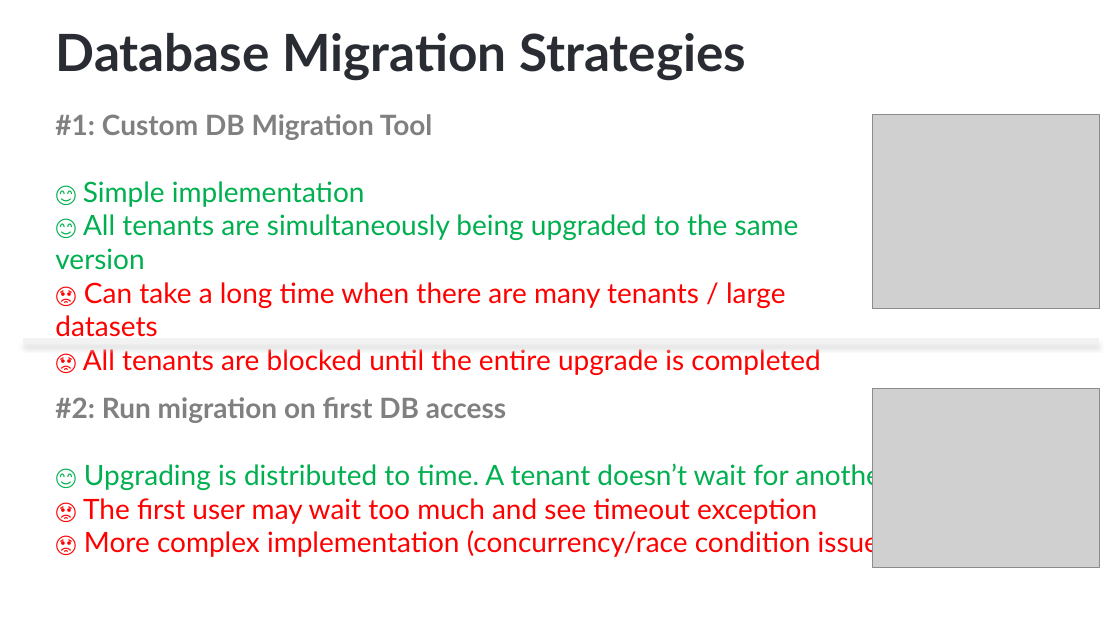
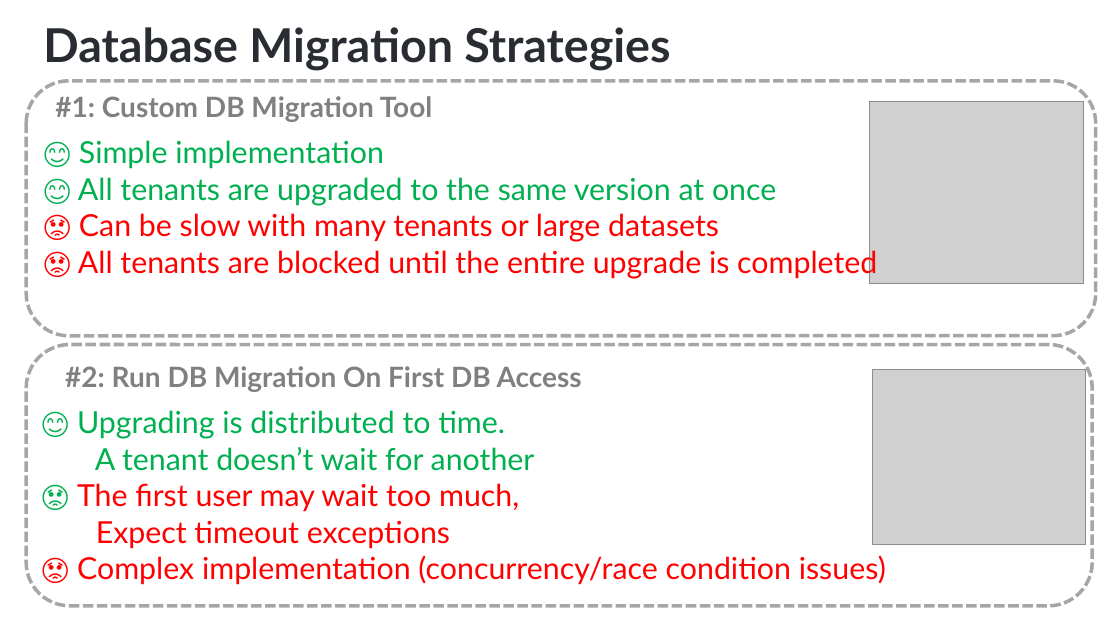
Before and after one commit to ebicoglu/presentations, a slide deck: slide 41 of multi-tenancy-wearedevelopers-2025_30mins.pptx. Drawn at 1120x630 pixels with LibreOffice and Linux fonts; fonts in the diff are those of the drawing; grey boxes stand for pictures; background and template pictures are left out. Boxes give left, top, right and bottom in pixels: in the first picture for what was removed or moved away, otherwise in the second. Text is boxed around its words. In the diff, an @@ line names an element or a change of style, - is before the commit and + after.

```diff
--- a/multi-tenancy-wearedevelopers-2025_30mins.pptx
+++ b/multi-tenancy-wearedevelopers-2025_30mins.pptx
@@ title "Database Migration Strategies": place and size @@
-title "Database Migration Strategies" at (56,33,746,81)
+title "Database Migration Strategies" at (43,27,670,71)
@@ title "Database Migration Strategies" at (43,27,670,71): size 44 to 40 pt @@
@@ rounded rectangle added at (26,81,1096,336), outline #A6A6A6 3 pt dashed @@
@@ text at (55,114,433,140): paragraph removed @@
-#1: Custom DB Migration Tool
@@ text added at (55,96,433,122), 24 pt, text #808080, bold @@
+#1: Custom DB Migration Tool
@@ picture: place and size @@
-picture at (873,114,1100,309)
+picture at (870,102,1084,283)
@@ text "😊 Simple implementation": place and size @@
-text "😊 Simple implementation" at (55,114,820,375)
+text "😊 Simple implementation" at (78,140,877,278)
@@ text at (78,140,877,278): size 20 to 26 pt in "😊", "😡"; size 24 to 26 pt in "Simple implementation", "All tenants are blocked until the entire ..." @@
@@ text at (78,177,776,242): text changed; size 24 to 26 pt @@
-😊 All tenants are simultaneously being upgraded to the same version
-😡 Can take a long time when there are many tenants / large datasets
+😊 All tenants are upgraded to the same version at once
+😡 Can be slow with many tenants or large datasets
@@ line removed from (23, 341) to (1100, 341) @@
@@ rounded rectangle added at (26,344,1092,606), outline #A6A6A6 3 pt dashed @@
@@ text added at (65,366,582,392), 24 pt, text #808080, bold @@
+#2: Run DB Migration On First DB Access
@@ picture: place and size @@
-picture at (873,389,1100,568)
+picture at (872,370,1086,544)
@@ text "😊 Upgrading is distributed to ...": place and size @@
-text "😊 Upgrading is distributed to ..." at (55,397,898,558)
+text "😊 Upgrading is distributed to ..." at (77,410,886,585)
@@ text at (55,397,506,423): paragraph removed @@
-#2: Run migration on first DB access
@@ text at (77,410,535,471): size 20 to 26 pt in "😊"; size 24 to 26 pt in "Upgrading is distributed to time. A tenant ..." @@
@@ text at (77,483,886,585): text changed; size 24 to 26 pt @@
-😡 The first user may wait too much and see timeout exception
-😡 More complex implementation (concurrency/race condition issues)
+😡 The first user may wait too much,
+Expect timeout exceptions
+😡 Complex implementation (concurrency/race condition issues)
```
Also in this commit, not shown: 14 other slides changed.
